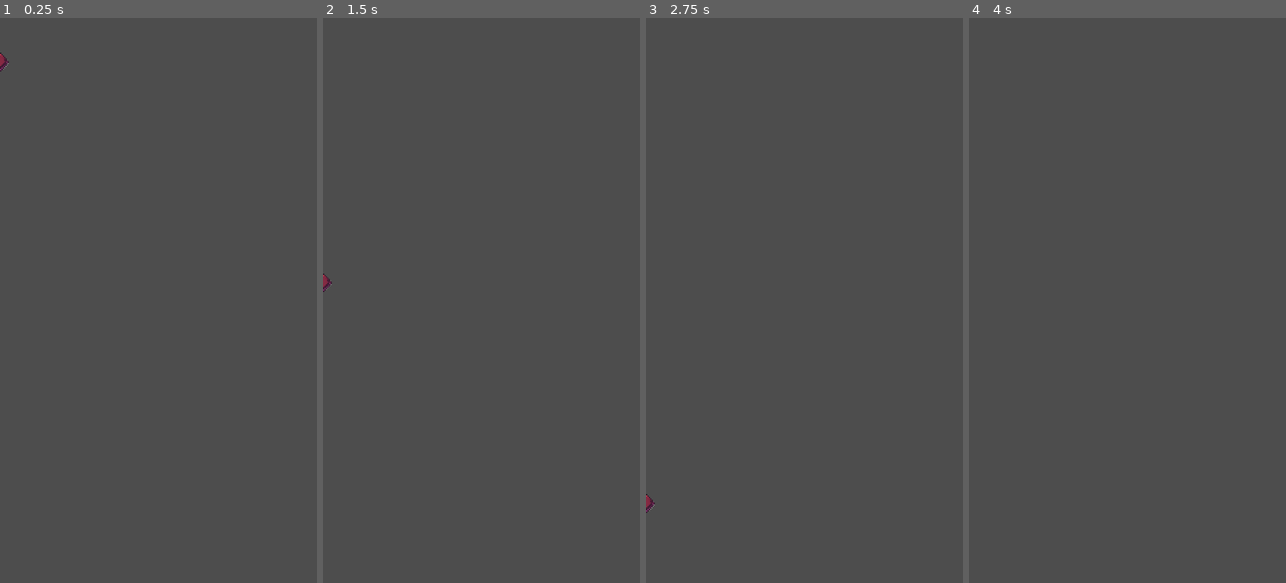
Above: before the commit, frames 1-4 (left to right).
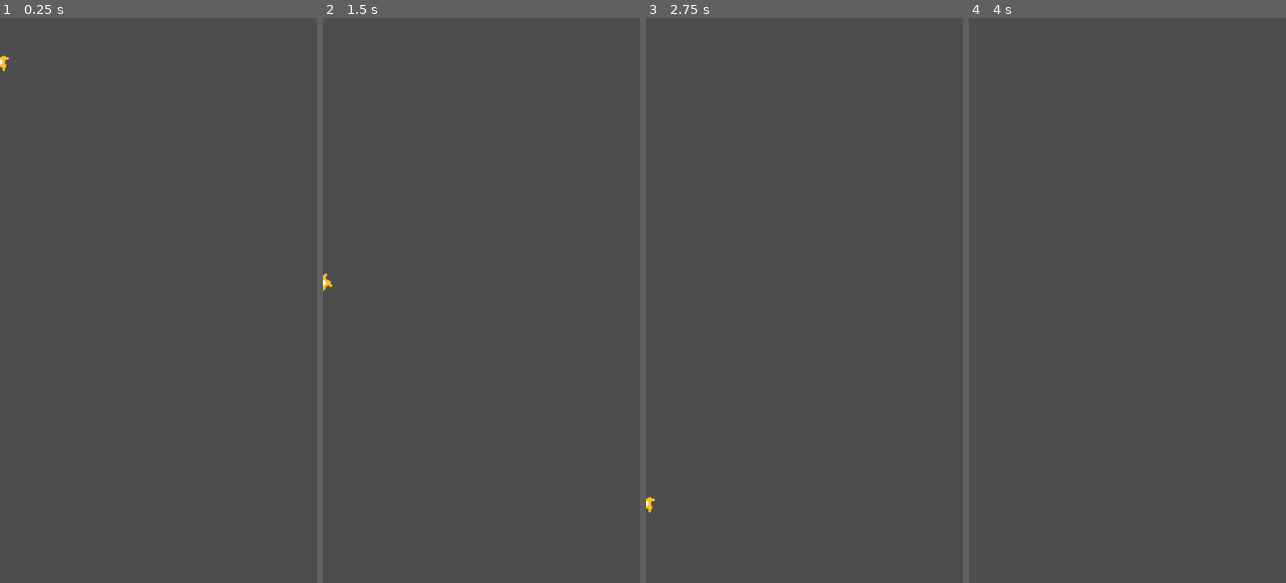
Above: after the commit, the same moments.

Repository: qingzhixing/plane-war
Game: Godot game, scene res://scenes/bullets/EnemyBasicBullet.tscn
The game is run twice, just before and just after one commit, with the same random seed, the same clock (stepped at 60 frames per second) and the same inputs. This scene is started directly instead of the project's main scene. Sound files missing from this copy of the repository are replaced by a short silence.
Inputs (mouse positions are in pixels of both pictures, inside the frame that each line leads up to):
- Up to frame 1 (0.25 s): no input
- Up to frame 2 (1.5 s): tap Enter at 0.5 s; move the mouse to (551, 272) at 0.52 s; hold D 0.53-1.25 s; tap P at 0.6 s; click (551, 272) at 0.67 s; tap Space at 0.77 s; drag from (418, 328) to (465, 413) at 1.27 s
- Up to frame 3 (2.75 s): move the mouse to (836, 176) at 2.02 s; hold D from 2.03 s (still down); tap P at 2.1 s
- Up to frame 4 (4 s): release D at 2.75 s; drag from (1111, 413) to (1032, 215) at 2.77 s; tap Space at 3.5, 3.77 s; move the mouse to (1222, 385) at 3.52 s; hold A from 3.53 s (still down); tap P at 3.6 s

The runs differ from the first frame. In frame 1, less than 0.1% of the frame differs, in the area x 0-3%, y 6-10%; in frame 2, less than 0.1%; in frame 3, less than 0.1%; in frame 4, nothing differs.

Commit message:
👌 IMPROVE: 更改敌方子弹贴图

Diff:
--- a/scenes/bullets/EnemyBasicBullet.tscn
+++ b/scenes/bullets/EnemyBasicBullet.tscn
@@ -5,6 +5,44 @@
 
 [sub_resource type="CircleShape2D" id="1"]
 radius = 22.022715
+
+[sub_resource type="Animation" id="Animation_6qgih"]
+length = 0.001
+tracks/0/type = "value"
+tracks/0/imported = false
+tracks/0/enabled = true
+tracks/0/path = NodePath("Sprite2D:rotation")
+tracks/0/interp = 1
+tracks/0/loop_wrap = true
+tracks/0/keys = {
+"times": PackedFloat32Array(0),
+"transitions": PackedFloat32Array(1),
+"update": 0,
+"values": [0.0]
+}
+
+[sub_resource type="Animation" id="Animation_pcsel"]
+resource_name = "idle"
+length = 0.5
+loop_mode = 1
+tracks/0/type = "value"
+tracks/0/imported = false
+tracks/0/enabled = true
+tracks/0/path = NodePath("Sprite2D:rotation")
+tracks/0/interp = 1
+tracks/0/loop_wrap = true
+tracks/0/keys = {
+"times": PackedFloat32Array(0, 0.5),
+"transitions": PackedFloat32Array(1, 1),
+"update": 0,
+"values": [0.0, -1.5707963267948966]
+}
+
+[sub_resource type="AnimationLibrary" id="AnimationLibrary_3gbcu"]
+_data = {
+&"RESET": SubResource("Animation_6qgih"),
+&"idle": SubResource("Animation_pcsel")
+}
 
 [node name="EnemyBasicBullet" type="Area2D" unique_id=269564877]
 z_index = 12
@@ -14,8 +52,12 @@
 
 [node name="Sprite2D" type="Sprite2D" parent="." unique_id=1357039601]
 position = Vector2(-2.3841858e-07, -2.3841858e-07)
-scale = Vector2(0.06, 0.06)
+scale = Vector2(4.32, 4.32)
 texture = ExtResource("2_tex")
 
 [node name="CollisionShape2D" type="CollisionShape2D" parent="." unique_id=1556442913]
 shape = SubResource("1")
+
+[node name="AnimationPlayer" type="AnimationPlayer" parent="." unique_id=330829988]
+libraries/ = SubResource("AnimationLibrary_3gbcu")
+autoplay = &"idle"
Binary file changed: assets/sprites/bullets/bullet_enemy_basic.png
